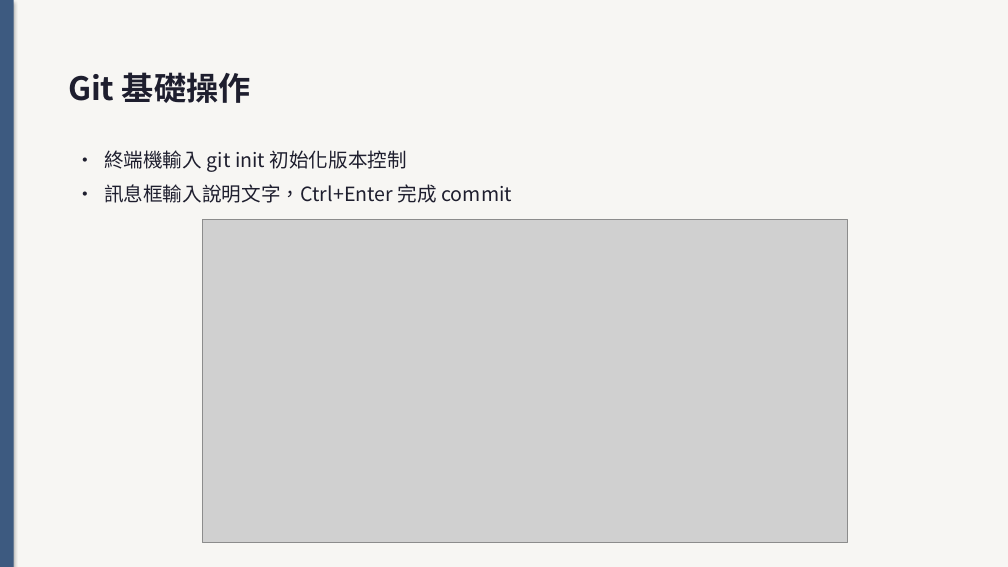
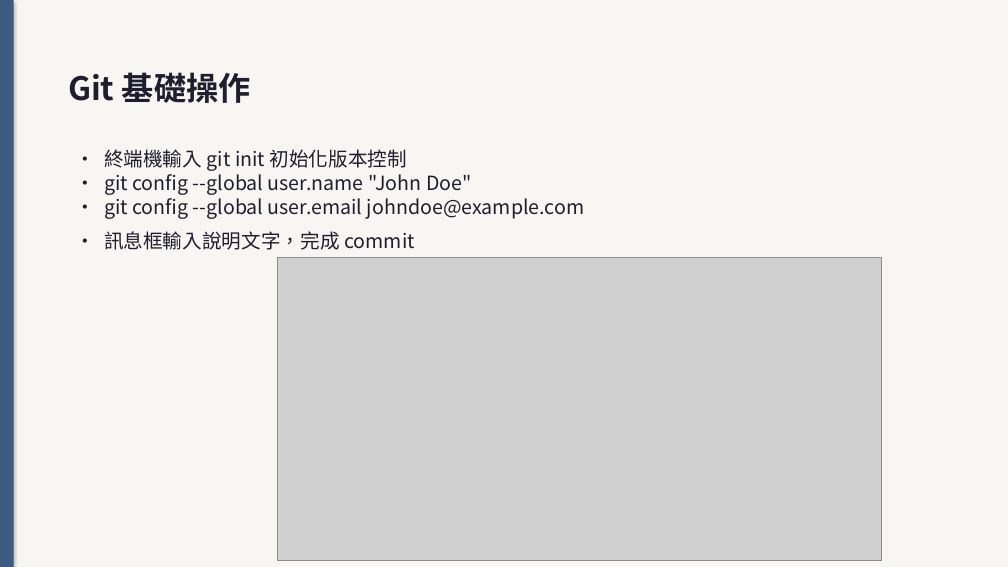
Before and after one commit to bobhsu408/vscode, a slide deck: slide 63 of jo6bj03284504t_6g4a83.pptx (slide 57 before the commit). Drawn at 1008x567 pixels with LibreOffice and Linux fonts; fonts in the diff are those of the drawing; grey boxes stand for pictures. Boxes give left, top, right and bottom in pixels: in the first picture for what was removed or moved away, otherwise in the second. Text is boxed around its words. In the diff, an @@ line names an element or a change of style, - is before the commit and + after.

```diff
--- a/jo6bj03284504t_6g4a83.pptx
+++ b/jo6bj03284504t_6g4a83.pptx
@@ text at box(104, 170, 585, 250): text changed @@
-• 訊息框輸入說明文字，Ctrl+Enter 完成 commit
+• git config --global user.name "John Doe"
+• git config --global user.email johndoe@example.com
+• 訊息框輸入說明文字，完成 commit
@@ picture: place and size @@
-picture at box(203, 220, 849, 543)
+picture at box(277, 258, 881, 560)
```
Also in this commit, not shown: 39 other slides changed, 23 slides added, 9 slides removed, 11 other files.
